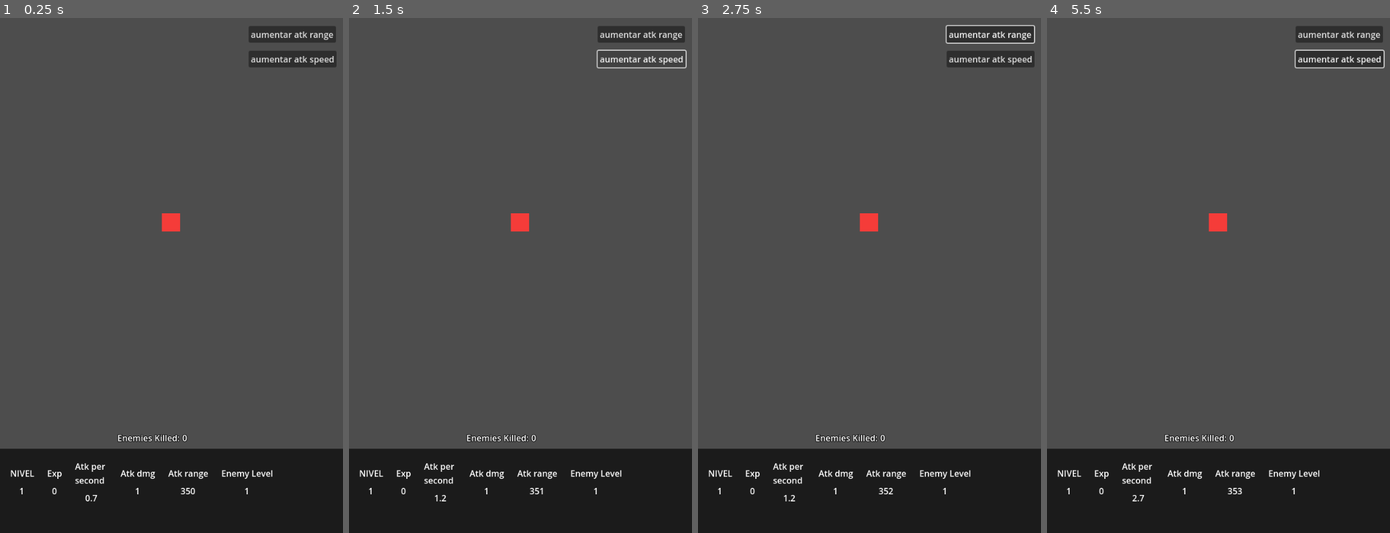
Above: before the commit, frames 1-4 (left to right).
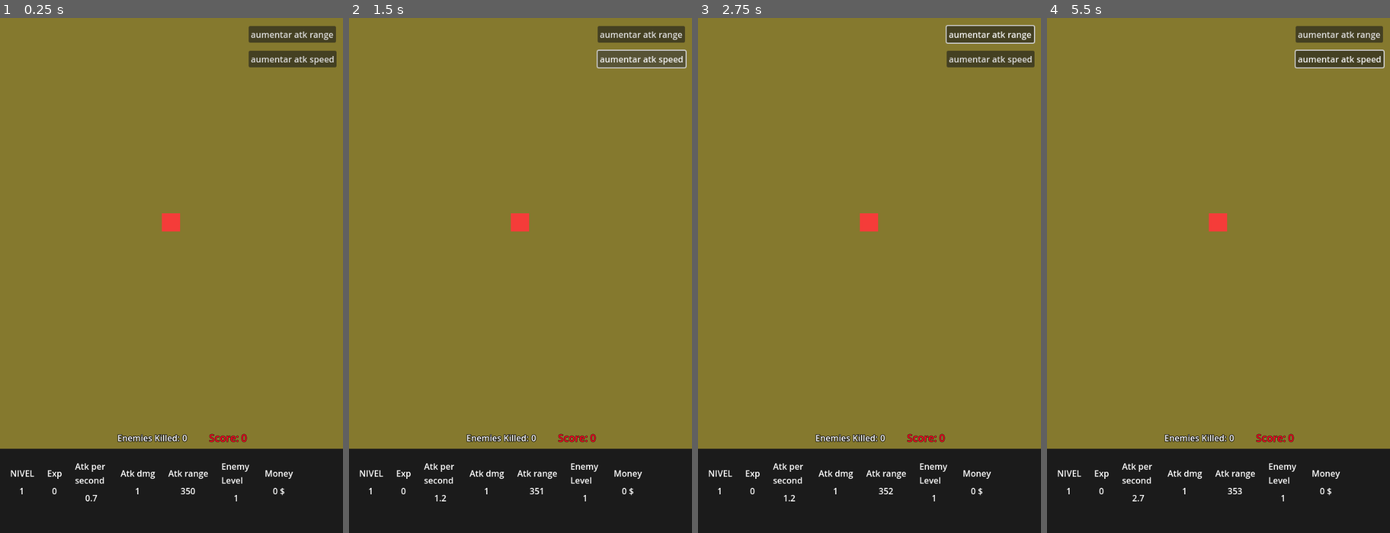
Above: after the commit, the same moments.

Repository: MauroCastro1705/mini_auto_battler
Game: Godot game, scene res://test/test-scene.tscn
The game is run twice, just before and just after one commit, with the same random seed, the same clock (stepped at 60 frames per second) and the same inputs. The project has no main scene, so this scene is started directly.
Inputs (mouse positions are in pixels of both pictures, inside the frame that each line leads up to):
- Up to frame 1 (0.25 s): no input
- Up to frame 2 (1.5 s): click "aumentar atk range" at 0.5 s; click "aumentar atk speed" at 1.25 s
- Up to frame 3 (2.75 s): tap Enter at 2 s; move the mouse to (852, 378) at 2.02 s; hold Up (ui_up) from 2.03 s (still down); tap O at 2.1 s; click (852, 378) at 2.17 s; tap Space (ui_select) at 2.27 s
- Up to frame 4 (5.5 s): release Up (ui_up) at 2.75 s; tap Space (ui_select) at 2.75, 4.25, 5.27 s; drag from (1321, 352) to (1218, 224) at 2.77 s; tap Enter at 3.5, 5 s; move the mouse to (1115, 198) at 3.52 s; hold Down (ui_down) 3.53-4.25 s; tap Shift at 3.6 s; drag from (1235, 275) to (1115, 198) at 4.27 s; move the mouse to (1167, 146) at 5.02 s; hold Down (ui_down) from 5.03 s (still down); tap O at 5.1 s

The runs differ from the first frame. In frame 1, 82% of the frame differs, in the area x 0-100%, y 0-94%; in frame 2, 82%; in frame 3, 82%; in frame 4, 82%.

Commit message:
Add player score and money tracking to UI
Introduces player_score and player_money variables in Global.gd, updates them when enemies are killed, and displays these values in the main UI and mobs killed UI. Also adjusts enemy reward scaling and attack speed growth, and adds relevant UI elements to show score and money.

Diff:
--- a/autoloads/Global.gd
+++ b/autoloads/Global.gd
@@ -5,6 +5,8 @@
 
 #player vars
 var player:Node = null
+var player_score:int = 0
+var player_money:int = 0
 
 var xp:int = 0
 var level:int = 1
@@ -17,12 +19,21 @@
 var bullet_speed: float = 400
 
 
+
 #enemigos
 var enemigo_speed:float = 40.0
 var enemigo_max_hp:float = 3.0
 var enemigo_level:int = 1
+var enemigo_score:int = 10
+var enemigo_money:int = 5
+
+func update_scores():
+	player_money = player_money + enemigo_money
+	player_score = player_score + enemigo_score
 
 func upgrade_mob():
-	enemigo_level += 1
+	enemigo_level = enemigo_level + 1
 	enemigo_speed += 5.0
 	enemigo_max_hp = 6.0
+	enemigo_money += 3
+	enemigo_score += 4
--- a/managers/game_manager/game_manager.gd
+++ b/managers/game_manager/game_manager.gd
@@ -9,6 +9,7 @@
 	Global.xp += 1
 	Global.emit_signal("stats_updated")
 	Global.mobs_killed += 1
+	Global.update_scores()
 	if Global.xp >= xp_to_next:
 		level_up()
 
@@ -19,7 +20,7 @@
 	xp_to_next += 5
 	print("level up, nivel = ", Global.level)
 	var base_sps := 1.0 # base shots per second
-	var sps_growth := 0.25 # how much more per level
+	var sps_growth := 0.10 # how much more per level
 
 	var new_shots_per_sec := base_sps + Global.level * sps_growth
 	Global.attack_speed = 1.0 / new_shots_per_sec
--- a/test/test-scene.tscn
+++ b/test/test-scene.tscn
@@ -9,6 +9,11 @@
 [ext_resource type="PackedScene" uid="uid://j74g4us3ueir" path="res://ui/mobs_killed/mobsKilled.tscn" id="7_v52jn"]
 
 [node name="Test-scene" type="Node2D"]
+
+[node name="ColorRect" type="ColorRect" parent="."]
+offset_right = 656.0
+offset_bottom = 984.0
+color = Color(0.52, 0.474933, 0.182, 1)
 
 [node name="Player" parent="." instance=ExtResource("1_5d1lj")]
 position = Vector2(319, 381)
--- a/ui/main_box/main.gd
+++ b/ui/main_box/main.gd
@@ -6,6 +6,7 @@
 @onready var atk_range_label: Label = $BoxContainer/MarginContainer/HBoxContainer/atk_range/VBoxContainer/Label2
 var shots_per_second = 1.0 / Global.attack_speed
 @onready var enemy_label: Label = $BoxContainer/MarginContainer/HBoxContainer/enemy_level/VBoxContainer/Label2
+@onready var money_label: Label = $BoxContainer/MarginContainer/HBoxContainer/player_money/VBoxContainer/Label2
 
 func _ready():
 	Global.stats_updated.connect(update_labels)
@@ -20,3 +21,4 @@
 	atk_dmg_label.text = str(Global.bullet_dmg)
 	atk_range_label.text = str(int(round(Global.atk_range)))
 	enemy_label.text = str(Global.enemigo_level)
+	money_label.text = str(Global.player_money," $")
--- a/ui/main_box/main_ui.tscn
+++ b/ui/main_box/main_ui.tscn
@@ -166,10 +166,34 @@
 
 [node name="Label" type="Label" parent="BoxContainer/MarginContainer/HBoxContainer/enemy_level/VBoxContainer"]
 layout_mode = 2
-text = "Enemy Level"
+text = "Enemy
+Level"
 
 [node name="Label2" type="Label" parent="BoxContainer/MarginContainer/HBoxContainer/enemy_level/VBoxContainer"]
 layout_mode = 2
 text = "asdas"
 horizontal_alignment = 1
 vertical_alignment = 1
+
+[node name="player_money" type="MarginContainer" parent="BoxContainer/MarginContainer/HBoxContainer"]
+layout_mode = 2
+theme_override_constants/margin_left = 10
+theme_override_constants/margin_top = 10
+theme_override_constants/margin_right = 10
+theme_override_constants/margin_bottom = 10
+
+[node name="VBoxContainer" type="VBoxContainer" parent="BoxContainer/MarginContainer/HBoxContainer/player_money"]
+layout_mode = 2
+size_flags_horizontal = 6
+size_flags_vertical = 4
+theme_override_constants/separation = 10
+
+[node name="Label" type="Label" parent="BoxContainer/MarginContainer/HBoxContainer/player_money/VBoxContainer"]
+layout_mode = 2
+text = "Money"
+
+[node name="Label2" type="Label" parent="BoxContainer/MarginContainer/HBoxContainer/player_money/VBoxContainer"]
+layout_mode = 2
+text = "asdas"
+horizontal_alignment = 1
+vertical_alignment = 1
--- a/ui/mobs_killed/mobsKilled.tscn
+++ b/ui/mobs_killed/mobsKilled.tscn
@@ -1,7 +1,13 @@
-[gd_scene load_steps=3 format=3 uid="uid://j74g4us3ueir"]
+[gd_scene load_steps=4 format=3 uid="uid://j74g4us3ueir"]
 
 [ext_resource type="Script" uid="uid://co1un7r8owo0p" path="res://ui/mobs_killed/mobs_killed.gd" id="1_pdrxs"]
 [ext_resource type="LabelSettings" uid="uid://b6hlj2skjt0gj" path="res://resources/damage_numbers.tres" id="2_n1edi"]
+
+[sub_resource type="LabelSettings" id="LabelSettings_n1edi"]
+font_size = 19
+font_color = Color(0.993959, 0, 0.143332, 1)
+outline_size = 2
+outline_color = Color(0, 0, 0, 1)
 
 [node name="MobsKilled" type="Control"]
 layout_mode = 3
@@ -28,3 +34,20 @@
 layout_mode = 2
 text = "12"
 label_settings = ExtResource("2_n1edi")
+
+[node name="HBoxContainer2" type="HBoxContainer" parent="."]
+layout_mode = 0
+offset_left = 330.0
+offset_top = 10.0
+offset_right = 452.0
+offset_bottom = 50.0
+
+[node name="Label2" type="Label" parent="HBoxContainer2"]
+layout_mode = 2
+text = "Score:"
+label_settings = SubResource("LabelSettings_n1edi")
+
+[node name="scoreLabel" type="Label" parent="HBoxContainer2"]
+layout_mode = 2
+text = "asdasd"
+label_settings = SubResource("LabelSettings_n1edi")
--- a/ui/mobs_killed/mobs_killed.gd
+++ b/ui/mobs_killed/mobs_killed.gd
@@ -1,6 +1,7 @@
 extends Control
 
 @onready var mobs_killed: Label = $HBoxContainer/mobsKilled
+@onready var score_label: Label = $HBoxContainer2/scoreLabel
 
 
 func _ready():
@@ -12,3 +13,4 @@
 
 func _update_text():
 	mobs_killed.text = str(Global.mobs_killed)
+	score_label.text = str(Global.player_score)
